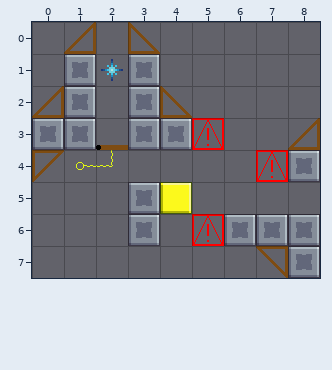
Two states of a Tiled map (JSON), Assets/Level_Editor/TileMap/Room_53.tmj. Above: the version before the commit.
Cells are 32x32 px. Shown: x 0..8, y 0..7.
New version:
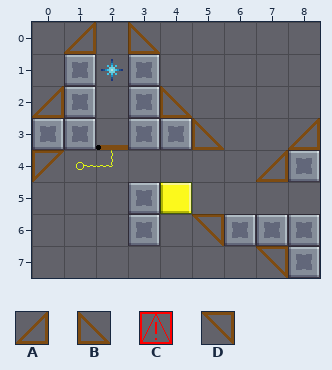
Key: from "tileSet": A 106, B 107, C 108, D 116.
_ is an empty cell.
Change:
Layer "Blocks":
y 3: x 5 C -> B
y 4: x 7 C -> A
y 6: x 5 C -> D
Changed places in both pictures, as pixel boxes (x1, y1, x2, y2):
changed: (192, 118, 224, 150)
changed: (256, 150, 288, 182)
changed: (192, 214, 224, 246)
